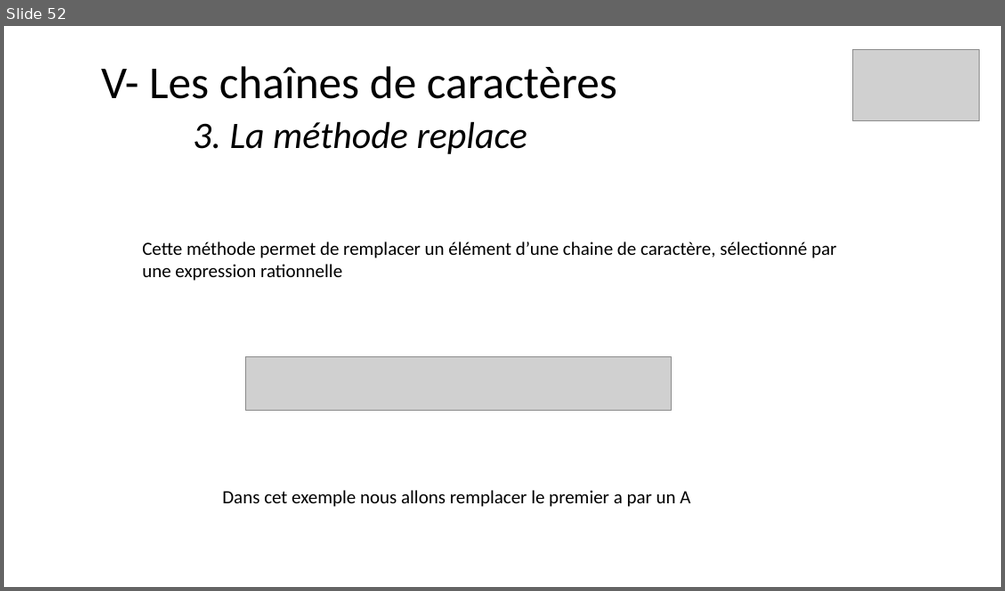
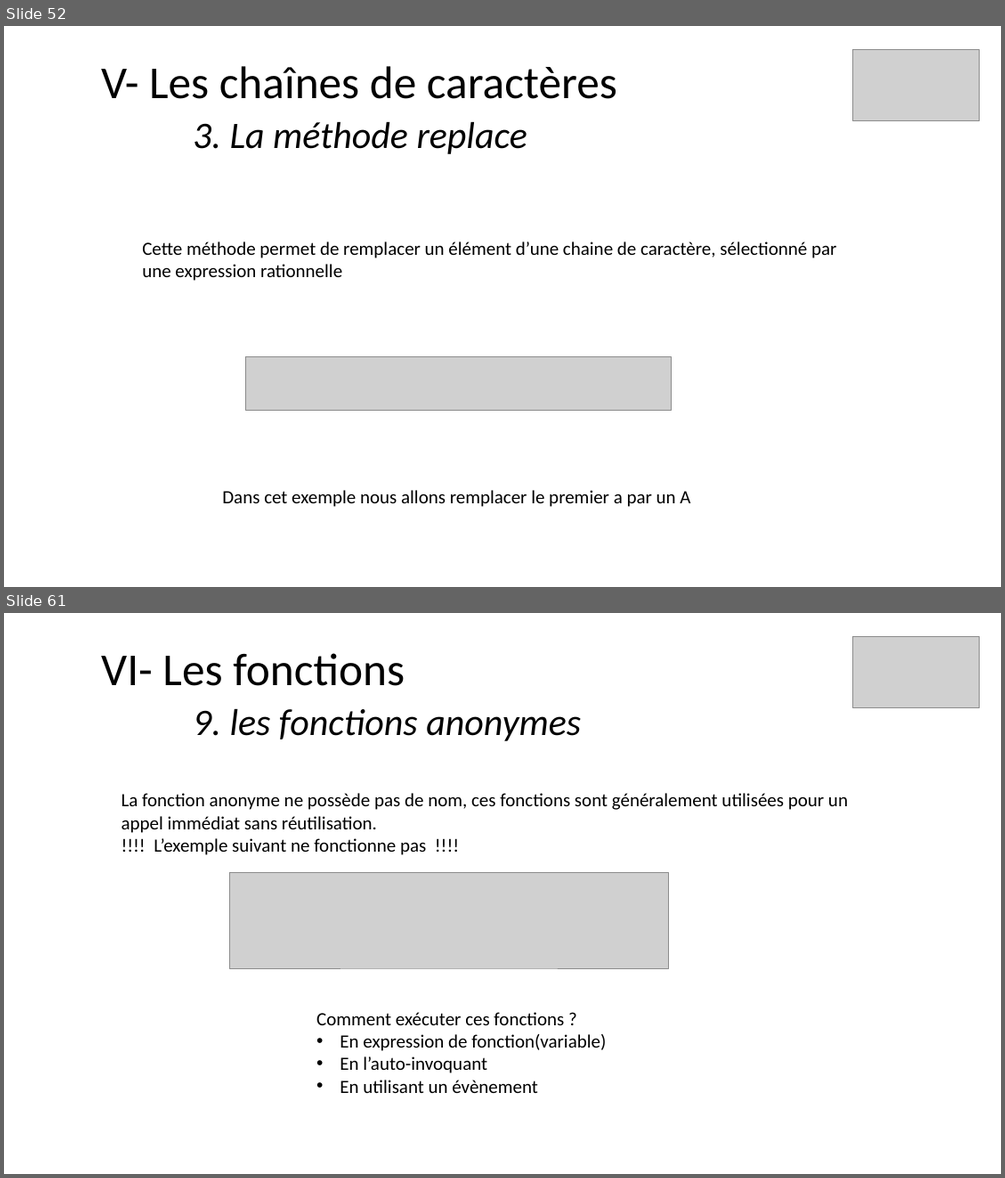
Before and after one commit to ArMb57/JavaScript, a slide deck: cours.pptx. Shown one above the other, each under a label of ours: slide 52 before the commit, slides 52 and 61 after it; the slides between them are not shown. The pictures are 1005x591 and 1005x1178 pixels, drawn with LibreOffice and Linux fonts; fonts in the diff are those of the drawing; grey boxes stand for pictures. Boxes give left, top, right and bottom in pixels: in the first picture for what was removed or moved away, otherwise in the second. Text is boxed around its words. In the diff, an @@ line names an element or a change of style, - is before the commit and + after.

Commit message:
Les fonctions

```diff
--- a/cours.pptx
+++ b/cours.pptx
@@ slide 61 added at <box>4,613,1001,1174</box>, background #FFFFFF @@
@@ picture added at <box>853,636,979,708</box> @@
@@ title added at <box>101,653,581,741</box>, 36 pt, text #000000, italic @@
+VI- Les fonctions
+9. les fonctions anonymes
@@ text added at <box>121,793,848,855</box>, 18 pt, text #000000 @@
+La fonction anonyme ne possède pas de nom, ces fonctions sont généralement utilisées pour un appel immédiat sans réutilisation.
+!!!! L’exemple suivant ne fonctionne pas !!!!
@@ picture added at <box>229,873,669,968</box> @@
@@ text added at <box>316,1012,606,1093</box>, 18 pt, text #000000 @@
+Comment exécuter ces fonctions ?
+• En expression de fonction(variable)
+• En l’auto-invoquant
+• En utilisant un évènement
```
Also in this commit, not shown: 1 slide changed, 13 other slides added, 3 other files.
